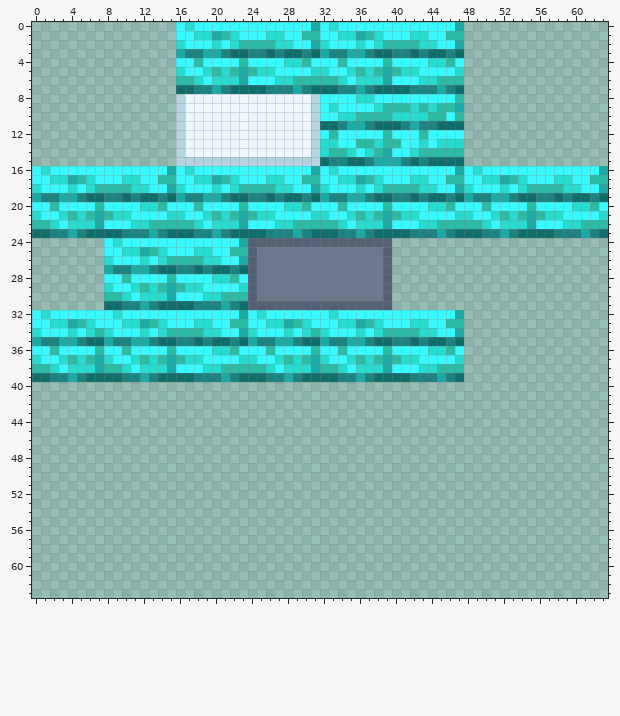
Two versions of one pixel-art sprite, fk_RP/textures/blocks/electrified_stair.png. Above: the version before the commit.
The file is 64x64 pixels. Colours within 5 levels of each other are drawn and written as one.
After:
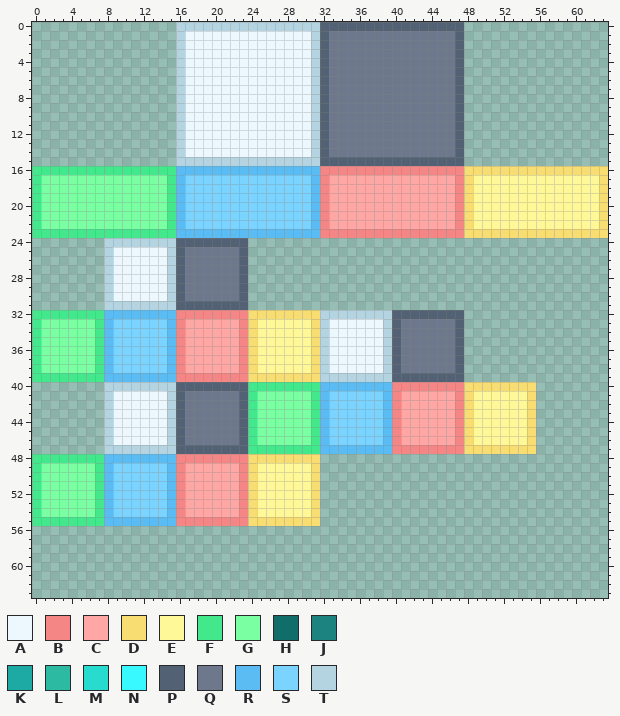
Palette (. is transparent): A #ecf8fd  B #f48686  C #ffa7a4  D #f8dd72  E #fff899  F #43e88d  G #7bffa3  H #116d6a  J #1d8380  K #1eaaa4  L #2dbaa2  M #27dbce  N #38f9ff  P #536174  Q #6e788c  R #5bbcf4  S #7bd4ff  T #b4d4e1
Commit: Worked on stairs
Edits made:
Changed rows in their new state; - is an unchanged pixel.
first column x 0:
 0 ----------------TTTTTTTTTTTTTTTTPPPPPPPPPPPPPPPP----------------
 1 ----------------TAAAAAAAAAAAAAATPQQQQQQQQQQQQQQP----------------
 2 ----------------TAAAAAAAAAAAAAATPQQQQQQQQQQQQQQP----------------
 3 ----------------TAAAAAAAAAAAAAATPQQQQQQQQQQQQQQP----------------
 4 ----------------TAAAAAAAAAAAAAATPQQQQQQQQQQQQQQP----------------
 5 ----------------TAAAAAAAAAAAAAATPQQQQQQQQQQQQQQP----------------
 6 ----------------TAAAAAAAAAAAAAATPQQQQQQQQQQQQQQP----------------
 7 ----------------TAAAAAAAAAAAAAATPQQQQQQQQQQQQQQP----------------
 8 --------------------------------PQQQQQQQQQQQQQQP----------------
 9 --------------------------------PQQQQQQQQQQQQQQP----------------
10 --------------------------------PQQQQQQQQQQQQQQP----------------
11 --------------------------------PQQQQQQQQQQQQQQP----------------
12 --------------------------------PQQQQQQQQQQQQQQP----------------
13 --------------------------------PQQQQQQQQQQQQQQP----------------
14 --------------------------------PQQQQQQQQQQQQQQP----------------
15 --------------------------------PPPPPPPPPPPPPPPP----------------
16 FFFFFFFFFFFFFFFFRRRRRRRRRRRRRRRRBBBBBBBBBBBBBBBBDDDDDDDDDDDDDDDD
17 FGGGGGGGGGGGGGGFRSSSSSSSSSSSSSSRBCCCCCCCCCCCCCCBDEEEEEEEEEEEEEED
18 FGGGGGGGGGGGGGGFRSSSSSSSSSSSSSSRBCCCCCCCCCCCCCCBDEEEEEEEEEEEEEED
19 FGGGGGGGGGGGGGGFRSSSSSSSSSSSSSSRBCCCCCCCCCCCCCCBDEEEEEEEEEEEEEED
20 FGGGGGGGGGGGGGGFRSSSSSSSSSSSSSSRBCCCCCCCCCCCCCCBDEEEEEEEEEEEEEED
21 FGGGGGGGGGGGGGGFRSSSSSSSSSSSSSSRBCCCCCCCCCCCCCCBDEEEEEEEEEEEEEED
22 FGGGGGGGGGGGGGGFRSSSSSSSSSSSSSSRBCCCCCCCCCCCCCCBDEEEEEEEEEEEEEED
23 FFFFFFFFFFFFFFFFRRRRRRRRRRRRRRRRBBBBBBBBBBBBBBBBDDDDDDDDDDDDDDDD
24 --------TTTTTTTTPPPPPPPP................------------------------
25 --------TAAAAAATPQQQQQQP................------------------------
26 --------TAAAAAATPQQQQQQP................------------------------
27 --------TAAAAAATPQQQQQQP................------------------------
28 --------TAAAAAATPQQQQQQP................------------------------
29 --------TAAAAAATPQQQQQQP................------------------------
30 --------TAAAAAATPQQQQQQP................------------------------
31 --------TTTTTTTTPPPPPPPP................------------------------
32 FFFFFFFFRRRRRRRRBBBBBBBBDDDDDDDDTTTTTTTTPPPPPPPP----------------
33 FGGGGGGFRSSSSSSRBCCCCCCBDEEEEEEDTAAAAAATPQQQQQQP----------------
34 FGGGGGGFRSSSSSSRBCCCCCCBDEEEEEEDTAAAAAATPQQQQQQP----------------
35 FGGGGGGFRSSSSSSRBCCCCCCBDEEEEEEDTAAAAAATPQQQQQQP----------------
36 FGGGGGGFRSSSSSSRBCCCCCCBDEEEEEEDTAAAAAATPQQQQQQP----------------
37 FGGGGGGFRSSSSSSRBCCCCCCBDEEEEEEDTAAAAAATPQQQQQQP----------------
38 FGGGGGGFRSSSSSSRBCCCCCCBDEEEEEEDTAAAAAATPQQQQQQP----------------
39 FFFFFFFFRRRRRRRRBBBBBBBBDDDDDDDDTTTTTTTTPPPPPPPP----------------
40 --------TTTTTTTTPPPPPPPPFFFFFFFFRRRRRRRRBBBBBBBBDDDDDDDD--------
41 --------TAAAAAATPQQQQQQPFGGGGGGFRSSSSSSRBCCCCCCBDEEEEEED--------
42 --------TAAAAAATPQQQQQQPFGGGGGGFRSSSSSSRBCCCCCCBDEEEEEED--------
43 --------TAAAAAATPQQQQQQPFGGGGGGFRSSSSSSRBCCCCCCBDEEEEEED--------
44 --------TAAAAAATPQQQQQQPFGGGGGGFRSSSSSSRBCCCCCCBDEEEEEED--------
45 --------TAAAAAATPQQQQQQPFGGGGGGFRSSSSSSRBCCCCCCBDEEEEEED--------
46 --------TAAAAAATPQQQQQQPFGGGGGGFRSSSSSSRBCCCCCCBDEEEEEED--------
47 --------TTTTTTTTPPPPPPPPFFFFFFFFRRRRRRRRBBBBBBBBDDDDDDDD--------
48 FFFFFFFFRRRRRRRRBBBBBBBBDDDDDDDD--------------------------------
49 FGGGGGGFRSSSSSSRBCCCCCCBDEEEEEED--------------------------------
50 FGGGGGGFRSSSSSSRBCCCCCCBDEEEEEED--------------------------------
51 FGGGGGGFRSSSSSSRBCCCCCCBDEEEEEED--------------------------------
52 FGGGGGGFRSSSSSSRBCCCCCCBDEEEEEED--------------------------------
53 FGGGGGGFRSSSSSSRBCCCCCCBDEEEEEED--------------------------------
54 FGGGGGGFRSSSSSSRBCCCCCCBDEEEEEED--------------------------------
55 FFFFFFFFRRRRRRRRBBBBBBBBDDDDDDDD--------------------------------
Boxes around the changes in both pictures, in picture pixels (x1, y1, x2, y2):
changed: (32, 22, 608, 526)
